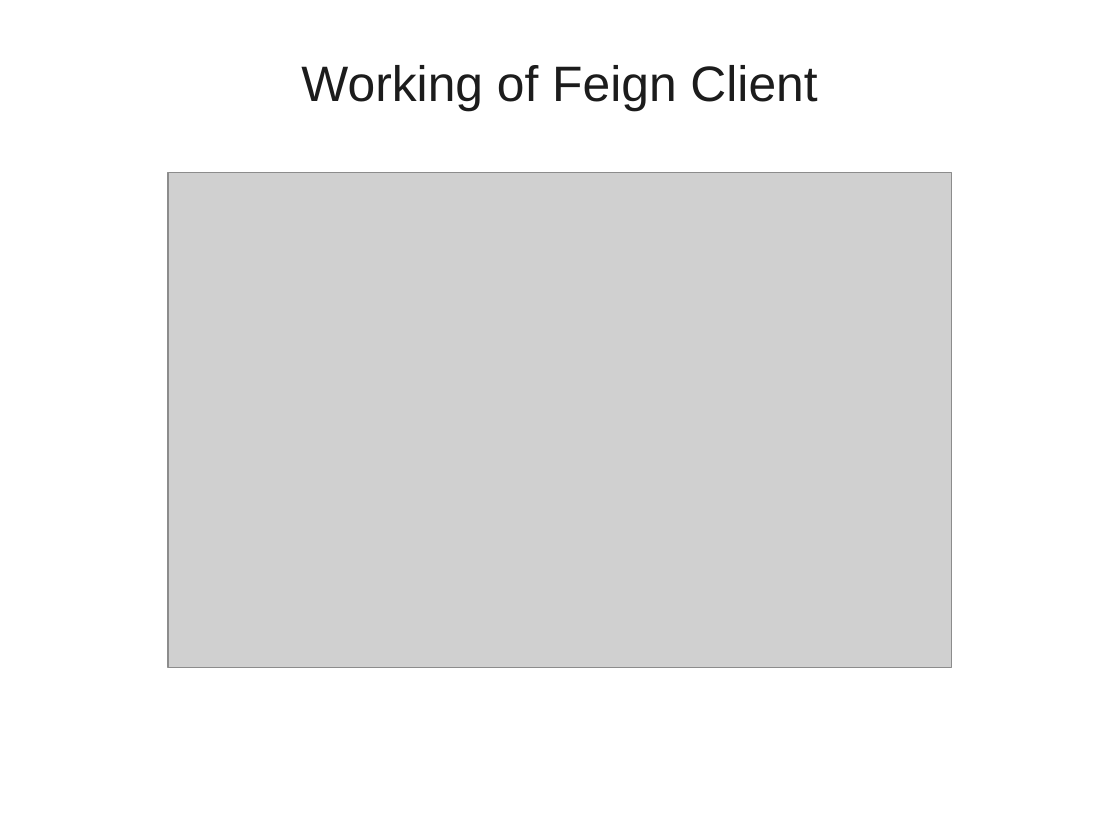
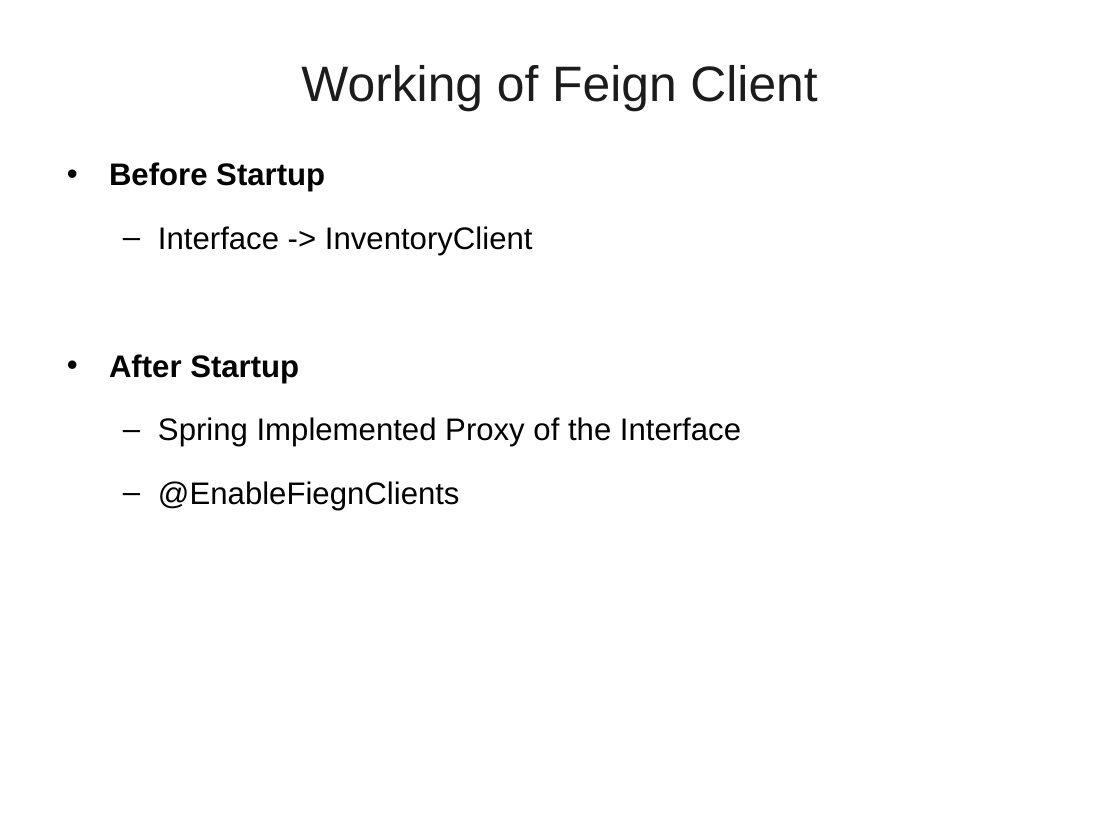
Before and after one commit to vatsank/spring_presentations, a slide deck: slide 19 of SpringMicroService_Module2_Ver02.ppt. Drawn at 1120x840 pixels with LibreOffice and Linux fonts; fonts in the diff are those of the drawing; grey boxes stand for pictures; background and template pictures are left out. Boxes give left, top, right and bottom in pixels: in the first picture for what was removed or moved away, otherwise in the second. Text is boxed around its words. In the diff, an @@ line names an element or a change of style, - is before the commit and + after.

```diff
--- a/SpringMicroService_Module2_Ver02.ppt
+++ b/SpringMicroService_Module2_Ver02.ppt
@@ text added at box(109, 162, 741, 511), 20 pt, text #000000 @@
+• Before Startup
+  – Interface -> InventoryClient
+• After Startup
+  – Spring Implemented Proxy of the Interface
+  – @EnableFiegnClients
@@ picture removed at box(168, 172, 952, 668) @@
```
Also in this commit, not shown: 9 other slides changed, 31 slides added.
